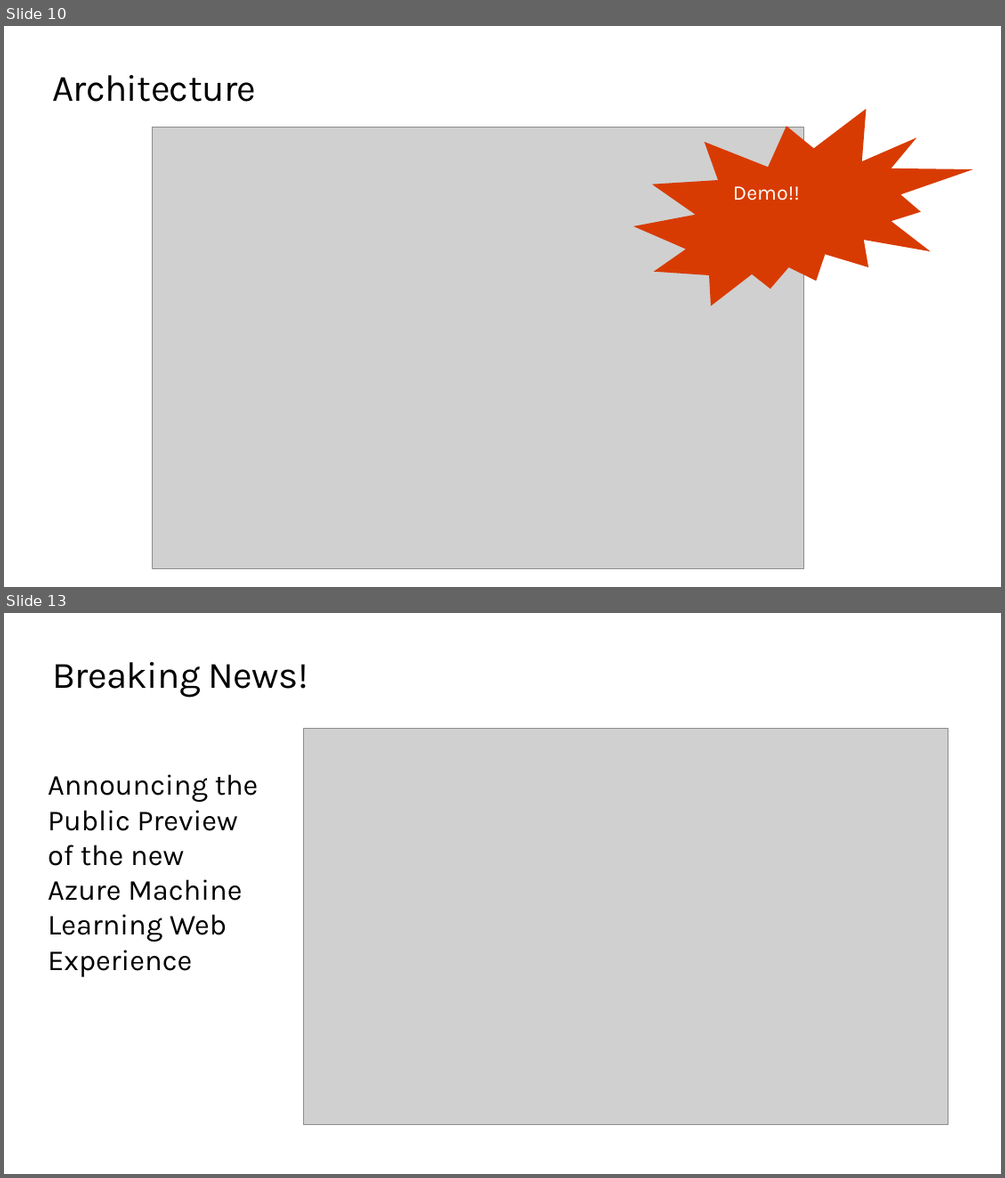
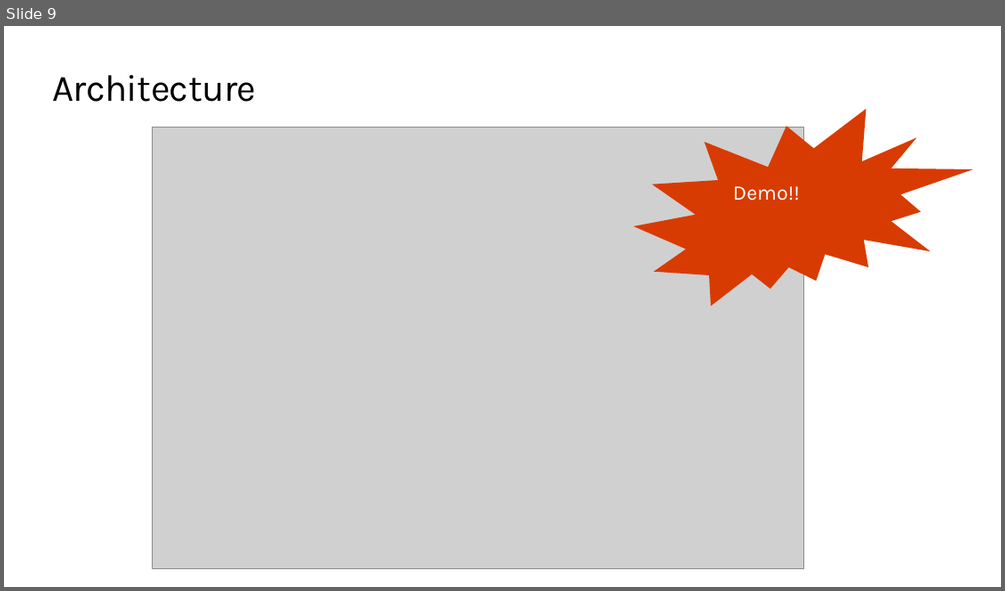
Before and after one commit to QuirkyDataScientist1978/Build-a-knowledge-mining-solution-using-Azure-AI, a slide deck: resources/slides/Opening.pptx. Shown one above the other, each under a label of ours: slides 10 and 13 before the commit, slide 9 after it; the slides between them are not shown. The pictures are 1005x1178 and 1005x591 pixels, drawn with LibreOffice and Linux fonts; fonts in the diff are those of the drawing; grey boxes stand for pictures; background and template pictures are left out. Boxes give left, top, right and bottom in pixels: in the first picture for what was removed or moved away, otherwise in the second. Text is boxed around its words. In the diff, an @@ line names an element or a change of style, - is before the commit and + after.

```diff
--- a/resources/slides/Opening.pptx
+++ b/resources/slides/Opening.pptx
@@ slide 13 removed at <box>4,613,1001,1174</box>, background #FFFFFF @@
@@ title removed at <box>52,662,308,698</box> @@
-Breaking News!
@@ picture removed at <box>304,728,948,1124</box> @@
@@ text removed at <box>48,774,259,977</box> @@
-Announcing the Public Preview of the new Azure Machine Learning Web Experience
@@ what was slide 10 is now slide 9 @@
```
Also in this commit, not shown: 3 slides changed, 3 other slides removed, 37 other files.
